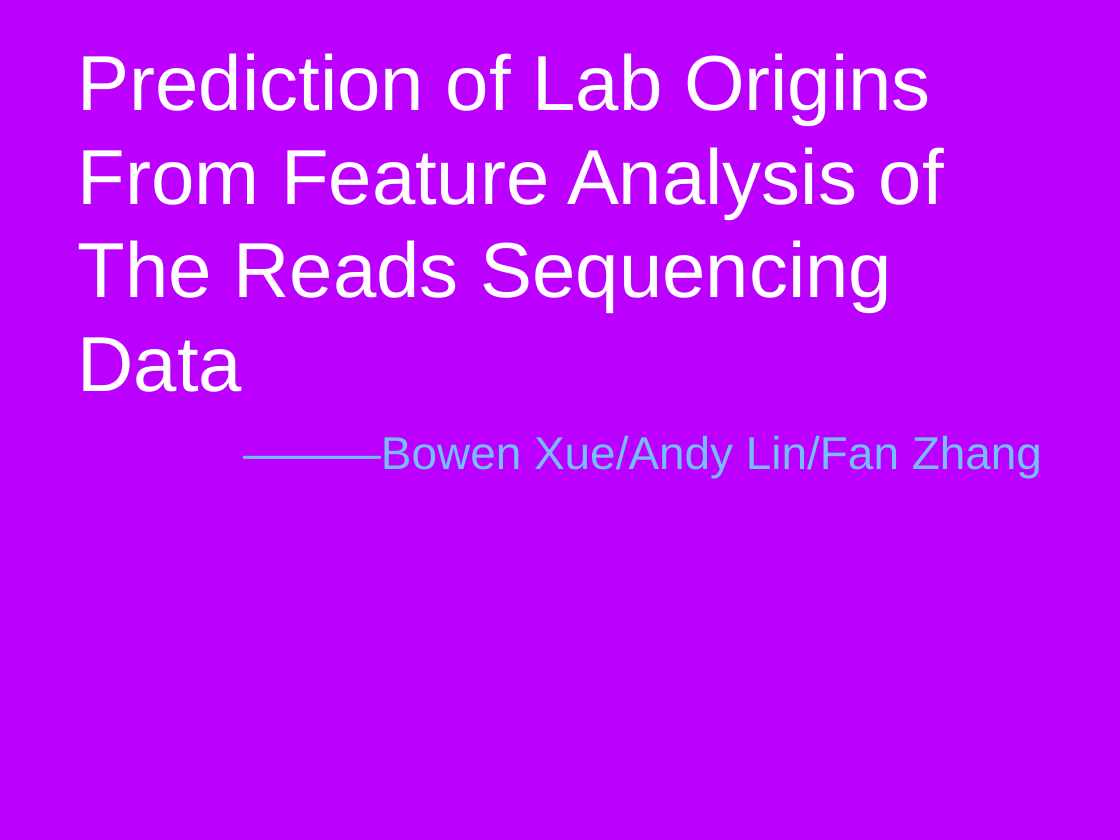
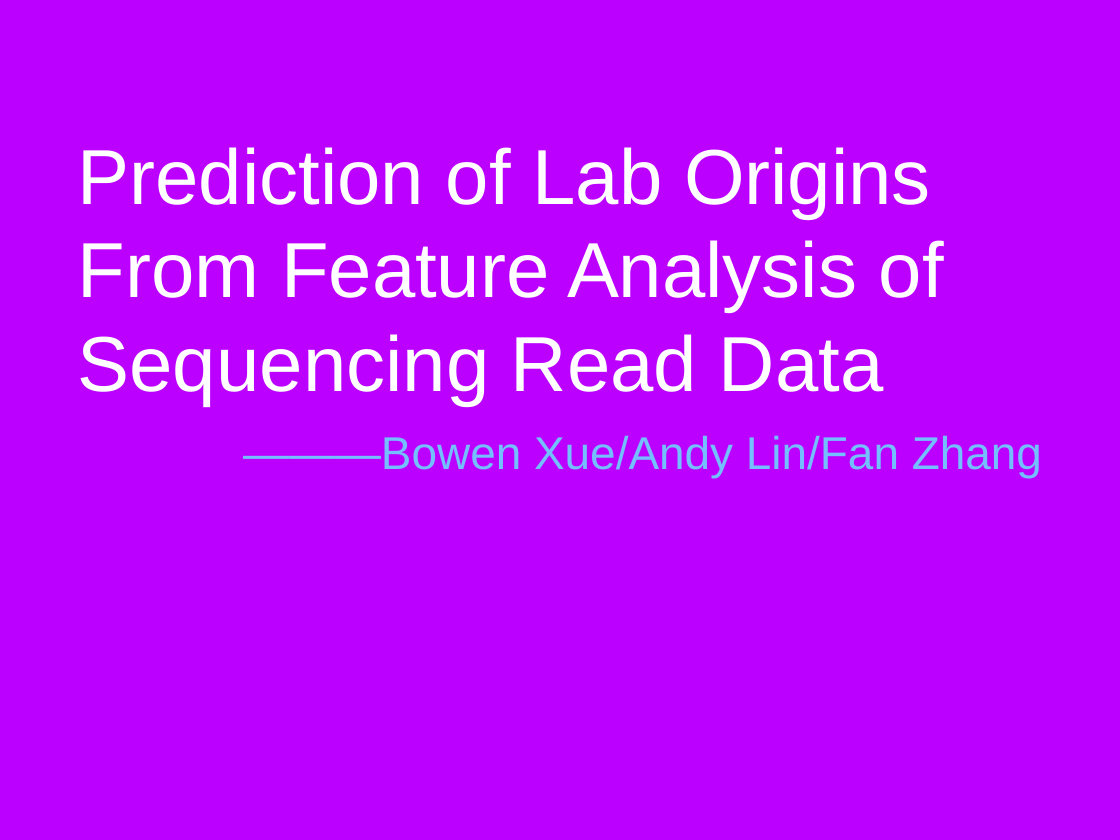
Before and after one commit to bx3/EE595, a slide deck: slide 1 of document/595final_v3_fan.pptx. Drawn at 1120x840 pixels with LibreOffice and Linux fonts; fonts in the diff are those of the drawing; background and template pictures are left out. Boxes give left, top, right and bottom in pixels: in the first picture for what was removed or moved away, otherwise in the second. Text is boxed around its words. In the diff, an @@ line names an element or a change of style, - is before the commit and + after.

```diff
--- a/document/595final_v3_fan.pptx
+++ b/document/595final_v3_fan.pptx
@@ title at box(78, 147, 944, 406): text changed @@
-Prediction of Lab Origins From Feature Analysis of The Reads Sequencing Data
+Prediction of Lab Origins From Feature Analysis of Sequencing Read Data
```
Also in this commit, not shown: 3 other slides changed, 3 other files.
